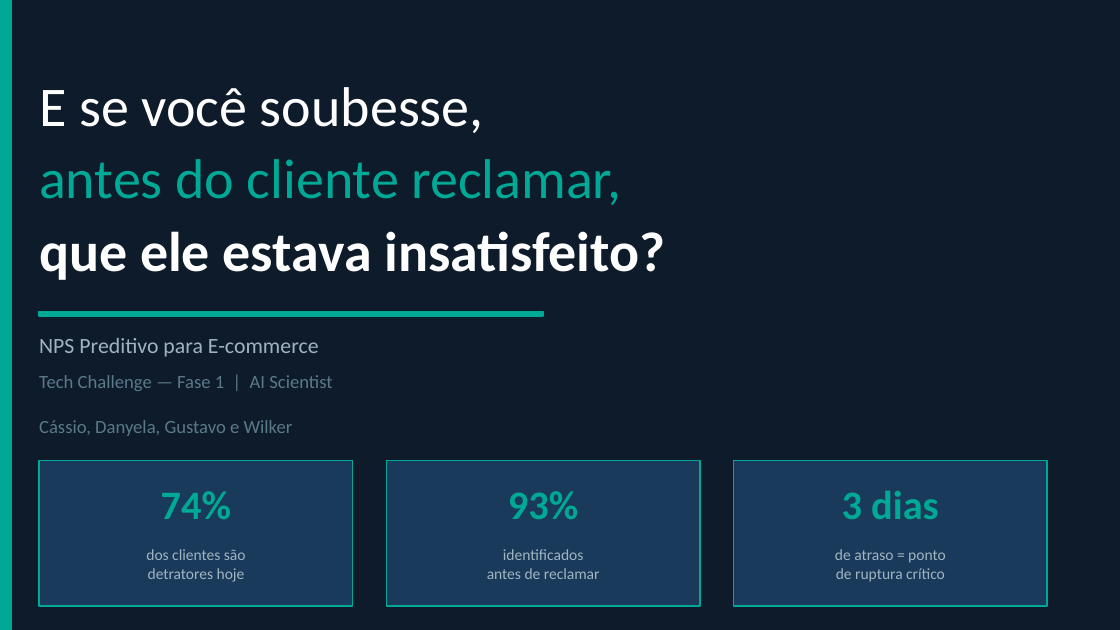
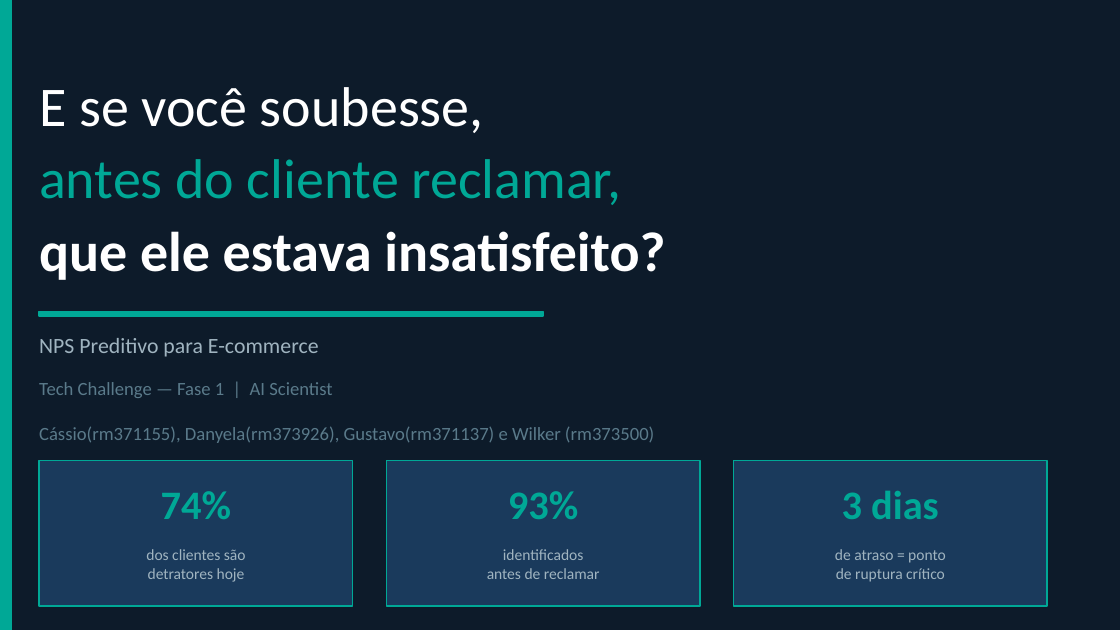
Before and after one commit to wilkerfc/Tech-Challenge-Fase-1-NPS-Preditivo, a slide deck: slide 1 of reports/NPS_Storytelling_Apresentação.pptx. Drawn at 1120x630 pixels with LibreOffice and Linux fonts; fonts in the diff are those of the drawing. Boxes give left, top, right and bottom in pixels: in the first picture for what was removed or moved away, otherwise in the second. Text is boxed around its words. In the diff, an @@ line names an element or a change of style, - is before the commit and + after.

```diff
--- a/reports/NPS_Storytelling_Apresentação.pptx
+++ b/reports/NPS_Storytelling_Apresentação.pptx
@@ text at (39,382,654,443): text changed @@
-Tech Challenge — Fase 1 | AI Scientist
-Cássio, Danyela, Gustavo e Wilker
+Tech Challenge — Fase 1 | AI Scientist
+Cássio(rm371155), Danyela(rm373926), Gustavo(rm371137) e Wilker (rm373500)
```
Also in this commit, not shown: 2 other slides changed.
